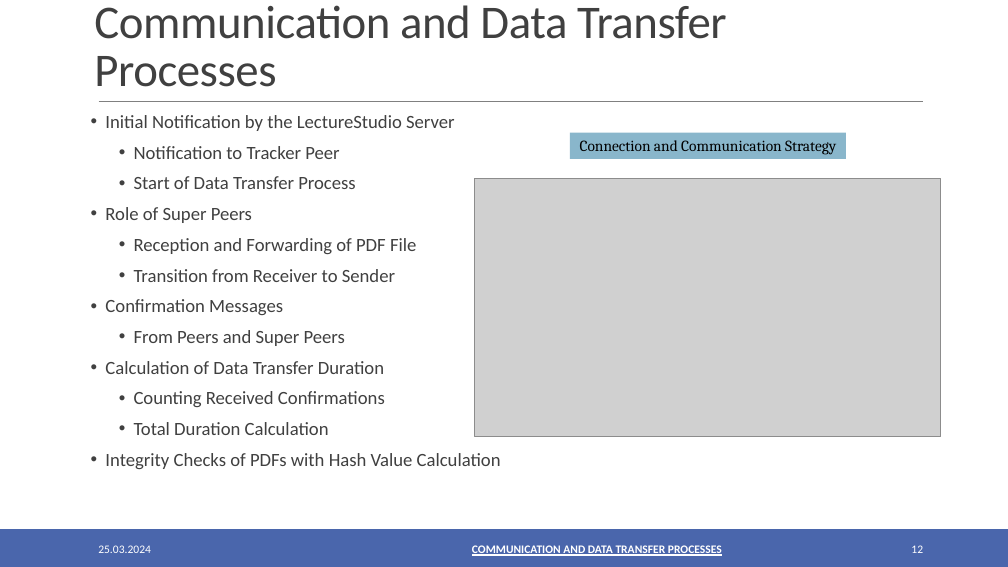
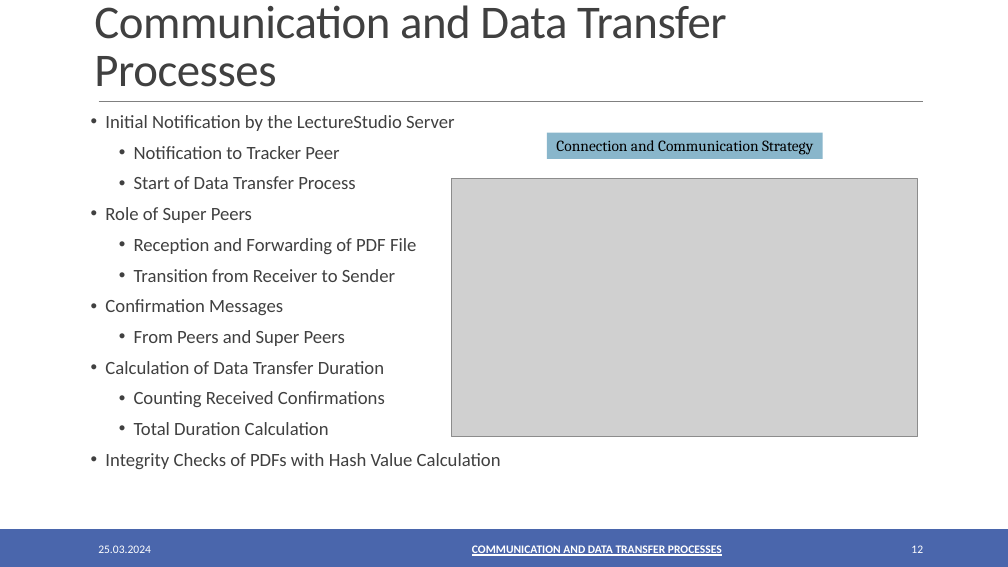
Before and after one commit to oezcankaraca/abschlussvortrag, a slide deck: slide 12 of Abschlussvortrag.pptx. Drawn at 1008x567 pixels with LibreOffice and Linux fonts; fonts in the diff are those of the drawing; grey boxes stand for pictures. Boxes give left, top, right and bottom in pixels: in the first picture for what was removed or moved away, otherwise in the second. Text is boxed around its words. In the diff, an @@ line names an element or a change of style, - is before the commit and + after.

```diff
--- a/Abschlussvortrag.pptx
+++ b/Abschlussvortrag.pptx
@@ rectangle "Connection and Communication Strategy": place and size @@
-rectangle "Connection and Communication Strategy" at box(570, 132, 846, 159)
+rectangle "Connection and Communication Strategy" at box(547, 132, 823, 159)
@@ picture: place and size @@
-picture at box(475, 178, 941, 437)
+picture at box(451, 178, 918, 437)
```
Also in this commit, not shown: 10 other slides changed, 3 other files.
